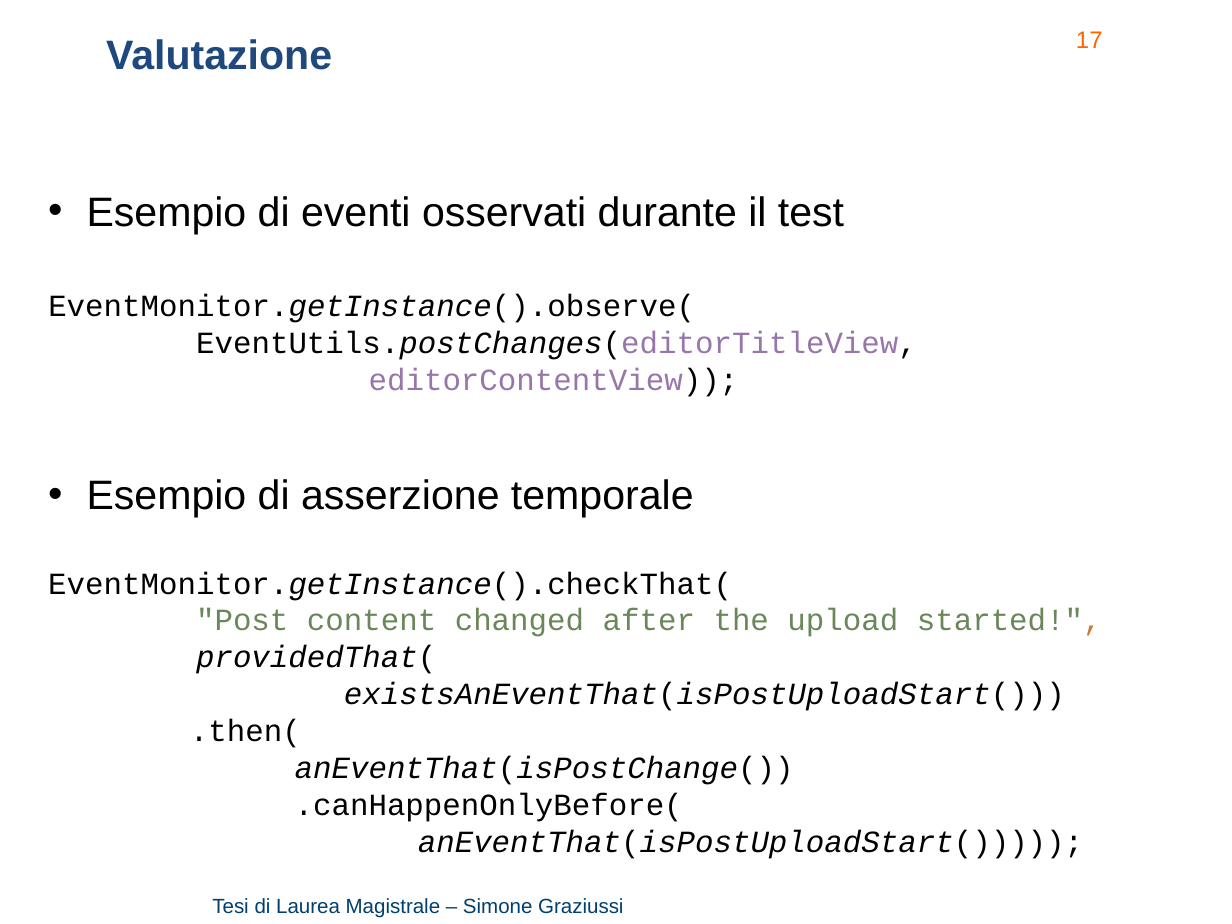
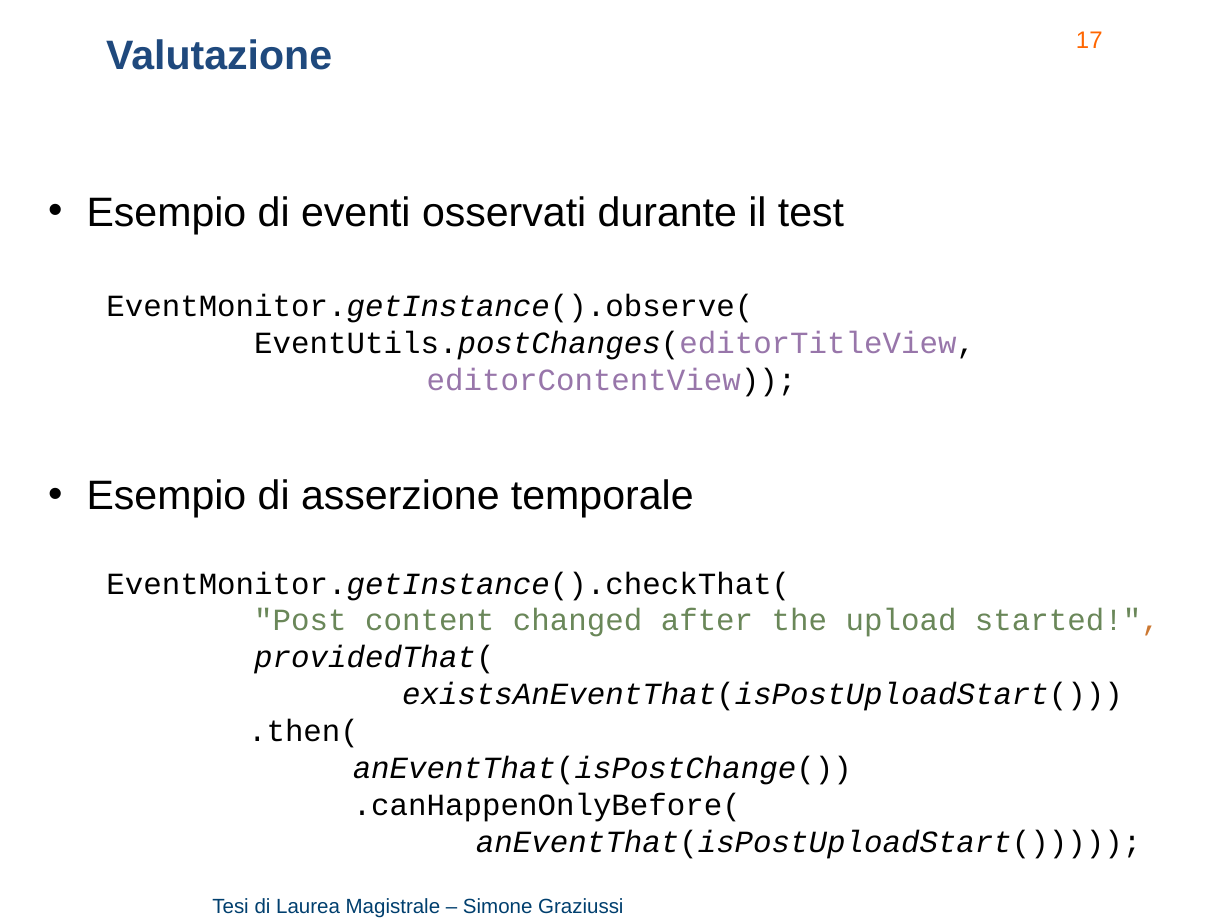
Before and after one commit to Simone3/Thesis, a slide deck: slide 17 of Presentation/Presentation.pptx. Drawn at 1232x924 pixels with LibreOffice and Linux fonts; fonts in the diff are those of the drawing; background and template pictures are left out. Boxes give left, top, right and bottom in pixels: in the first picture for what was removed or moved away, otherwise in the second. Text is boxed around its words. In the diff, an @@ line names an element or a change of style, - is before the commit and + after.

Commit message:
Presentation: better events part

```diff
--- a/Presentation/Presentation.pptx
+++ b/Presentation/Presentation.pptx
@@ text "EventMonitor.getInstance().observe( EventUtils.postChanges(e ...": place and size @@
-text "EventMonitor.getInstance().observe( EventUtils.postChanges(e ..." at <box>48,294,917,397</box>
+text "EventMonitor.getInstance().observe( EventUtils.postChanges(e ..." at <box>106,294,975,397</box>
@@ text "EventMonitor.getInstance().checkThat( "Post content changed  ...": place and size @@
-text "EventMonitor.getInstance().checkThat( "Post content changed  ..." at <box>48,571,1102,859</box>
+text "EventMonitor.getInstance().checkThat( "Post content changed  ..." at <box>106,571,1160,859</box>
```
Also in this commit, not shown: 7 other slides changed, 1 other file.
